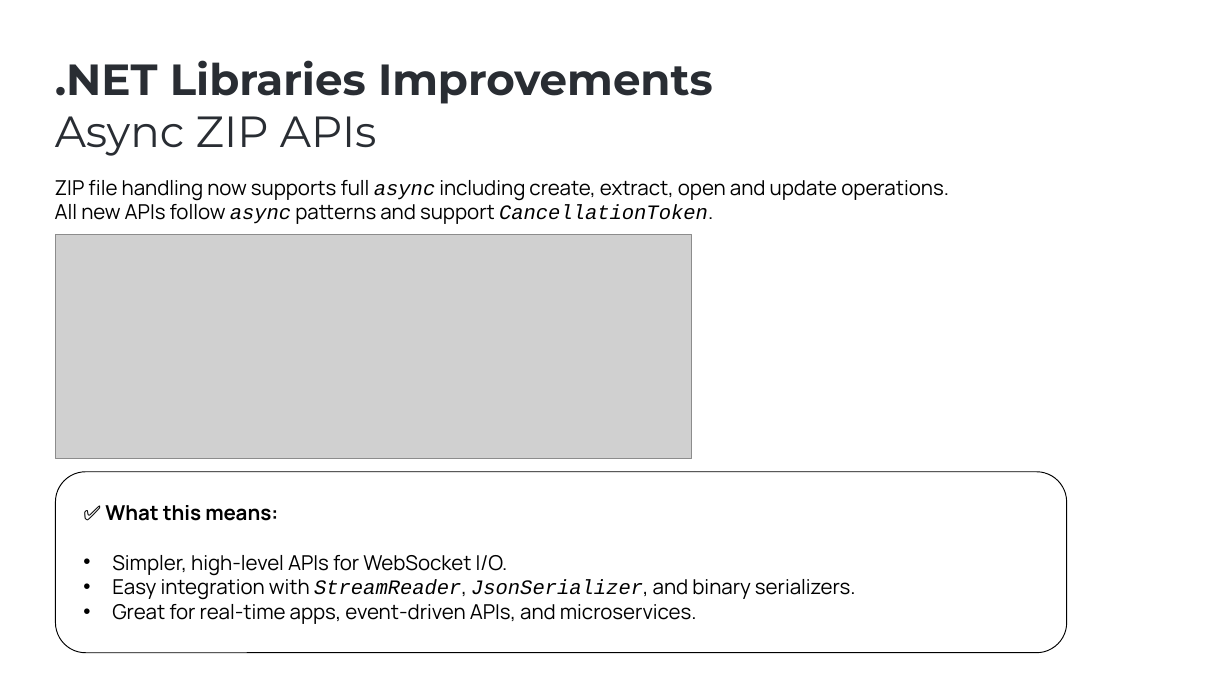
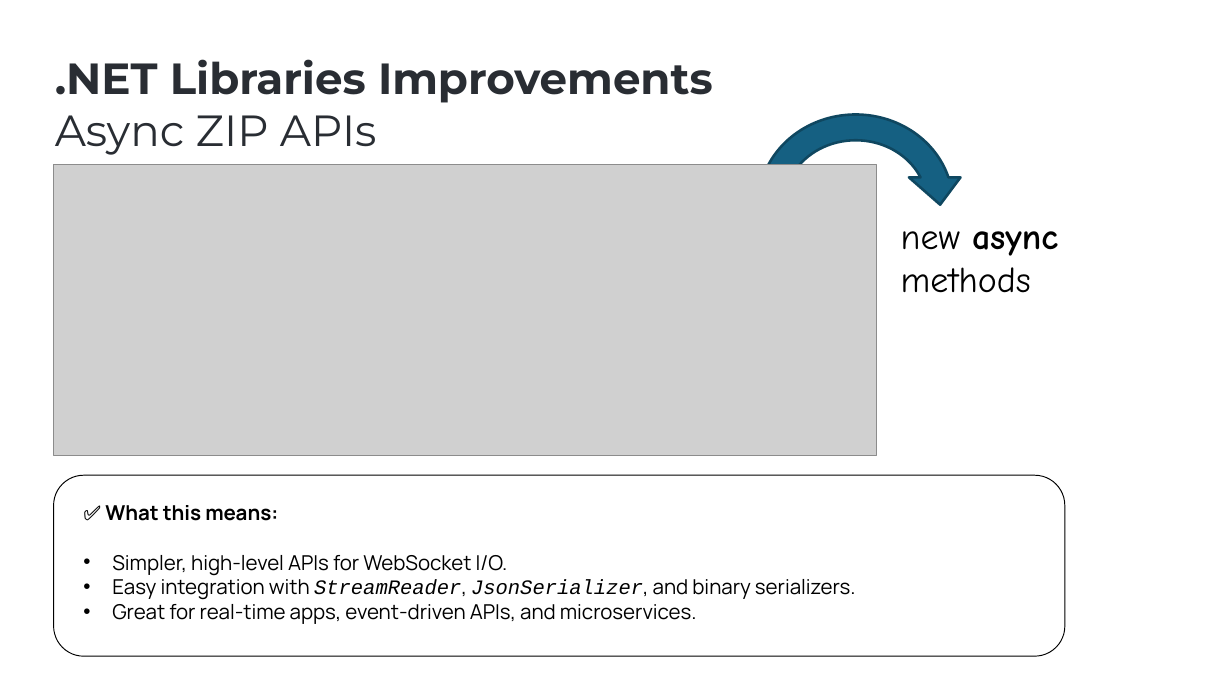
Before and after one commit to ebicoglu/presentations, a slide deck: slide 8 of abp-community-talks-2025.09.pptx (slide 9 before the commit). Drawn at 1232x693 pixels with LibreOffice and Linux fonts; fonts in the diff are those of the drawing; grey boxes stand for pictures; background and template pictures are left out. Boxes give left, top, right and bottom in pixels: in the first picture for what was removed or moved away, otherwise in the second. Text is boxed around its words. In the diff, an @@ line names an element or a change of style, - is before the commit and + after.

```diff
--- a/abp-community-talks-2025.09.pptx
+++ b/abp-community-talks-2025.09.pptx
@@ circular arrow added at [746,102,967,308], fill #156082, outline #104760 2 pt @@
@@ picture: place and size @@
-picture at [55,234,692,458]
+picture at [54,165,877,456]
@@ text removed at [55,180,949,224] @@
-ZIP file handling now supports full async including create, extract, open and update operations.
-All new APIs follow async patterns and support CancellationToken.
@@ text added at [901,231,1058,293], 28 pt, text #000000 @@
+new async methods
```
Also in this commit, not shown: 10 other slides changed, 1 slide removed.
